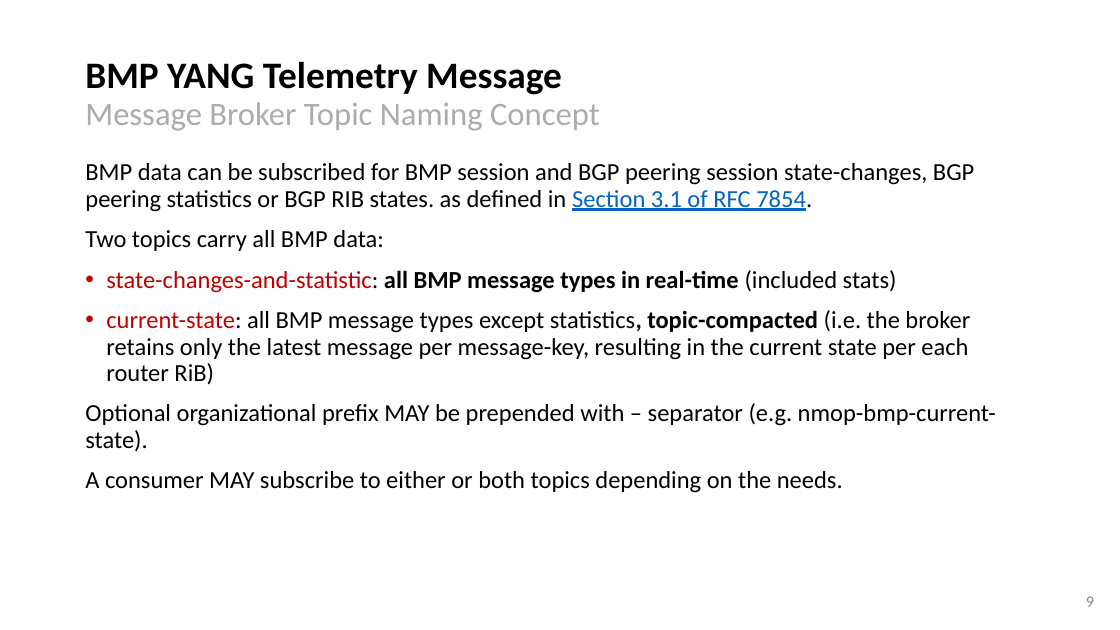
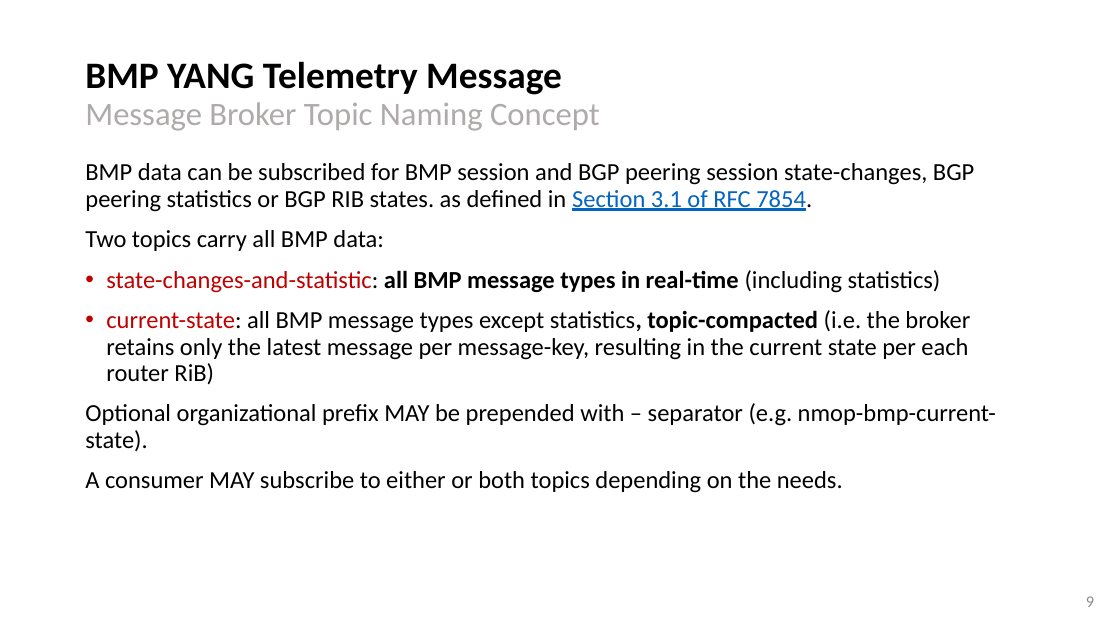
Before and after one commit to network-analytics/ietf-network-analytics-document-status, a slide deck: slide 9 of 126/NMOP/draft-netana-nmop-message-broker-bmp-telemetry-msg-03.pptx. Drawn at 1120x630 pixels with LibreOffice and Linux fonts; fonts in the diff are those of the drawing. Boxes give left, top, right and bottom in pixels: in the first picture for what was removed or moved away, otherwise in the second. Text is boxed around its words. In the diff, an @@ line names an element or a change of style, - is before the commit and + after.

```diff
--- a/126/NMOP/draft-netana-nmop-message-broker-bmp-telemetry-msg-03.pptx
+++ b/126/NMOP/draft-netana-nmop-message-broker-bmp-telemetry-msg-03.pptx
@@ text at (106, 270, 941, 293): text changed @@
-• state-changes-and-statistic: all BMP message types in real-time (included stats)
+• state-changes-and-statistic: all BMP message types in real-time (including statistics)
```
Also in this commit, not shown: 2 other slides changed, 1 other file.
